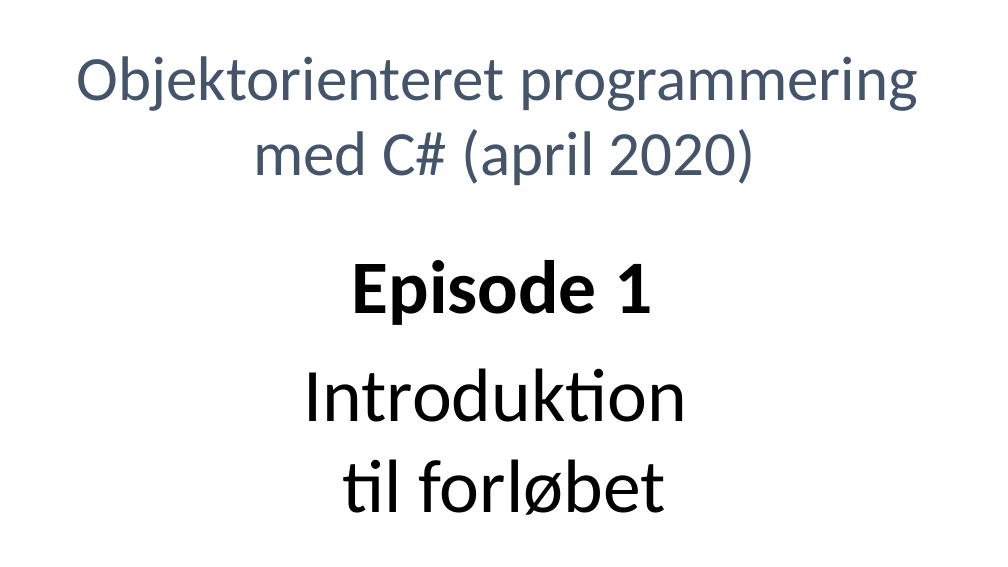
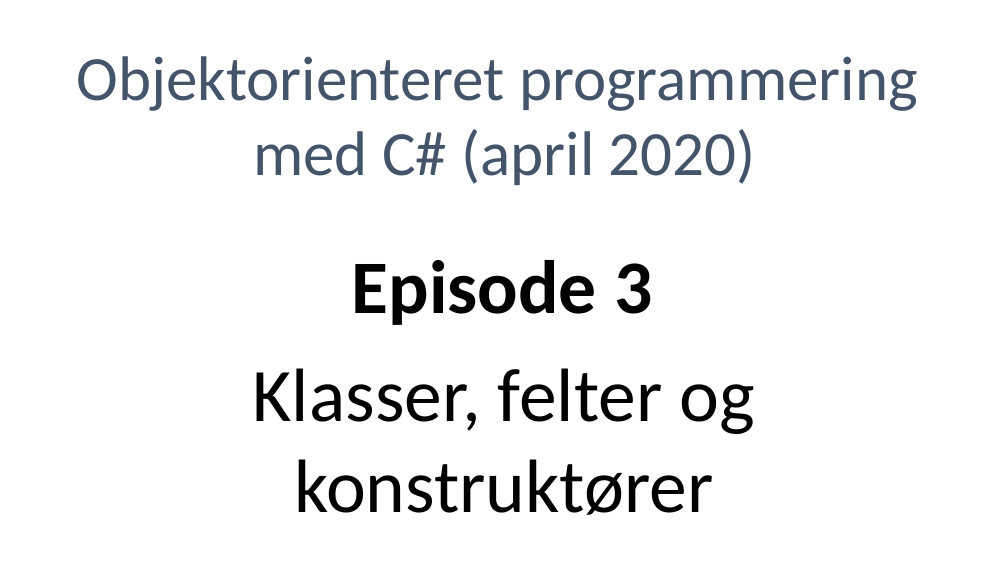
Before and after one commit to devcronberg/csskole, a slide deck: slide 1 of noter/Z01Temp/cover.pptx. Drawn at 1008x567 pixels with LibreOffice and Linux fonts; fonts in the diff are those of the drawing. Boxes give left, top, right and bottom in pixels: in the first picture for what was removed or moved away, otherwise in the second. Text is boxed around its words. In the diff, an @@ line names an element or a change of style, - is before the commit and + after.

```diff
--- a/noter/Z01Temp/cover.pptx
+++ b/noter/Z01Temp/cover.pptx
@@ text at [352, 260, 652, 325]: text changed @@
-Episode 1
+Episode 3
@@ text at [253, 368, 754, 515]: text changed @@
-Introduktion
-til forløbet
+Klasser, felter og
+konstruktører
```
Also in this commit, not shown: 2 other files.
